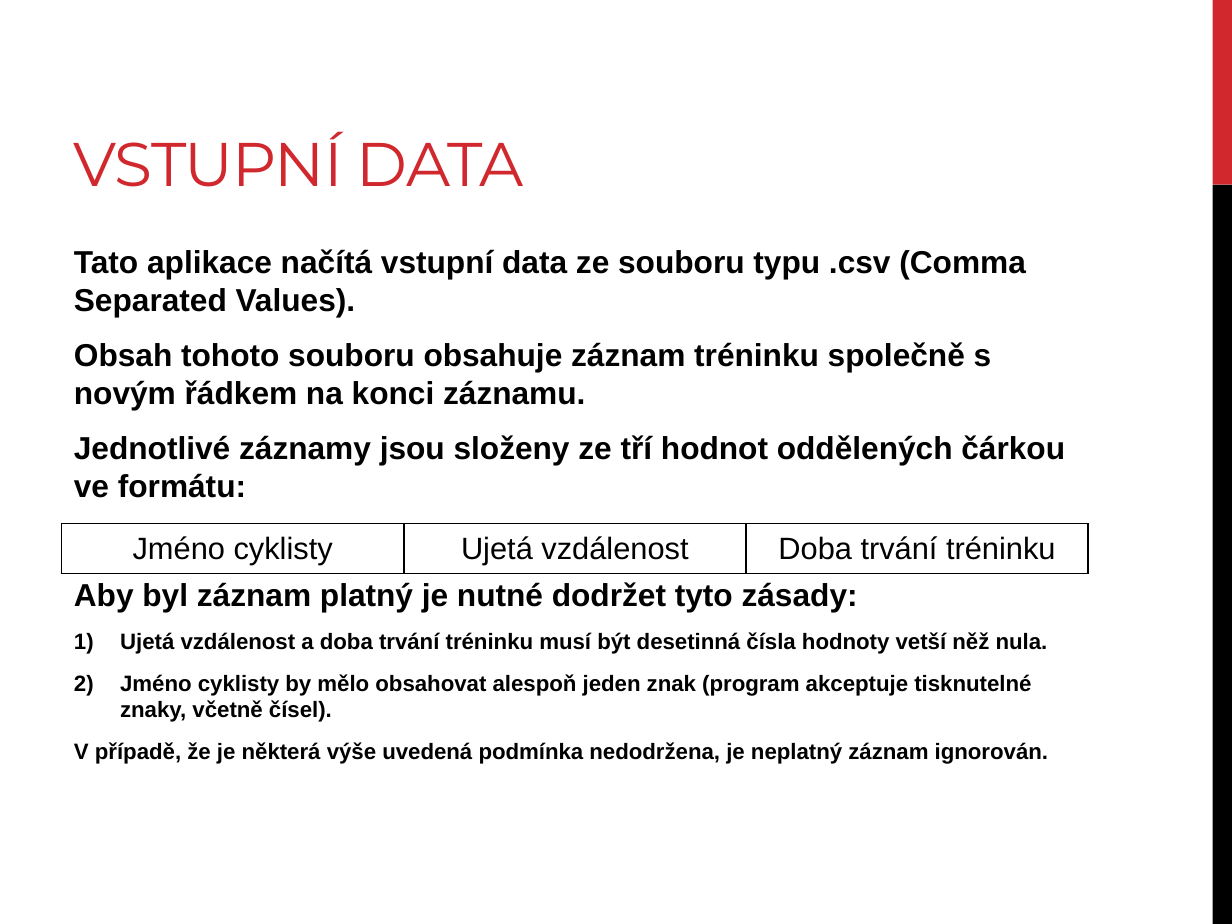
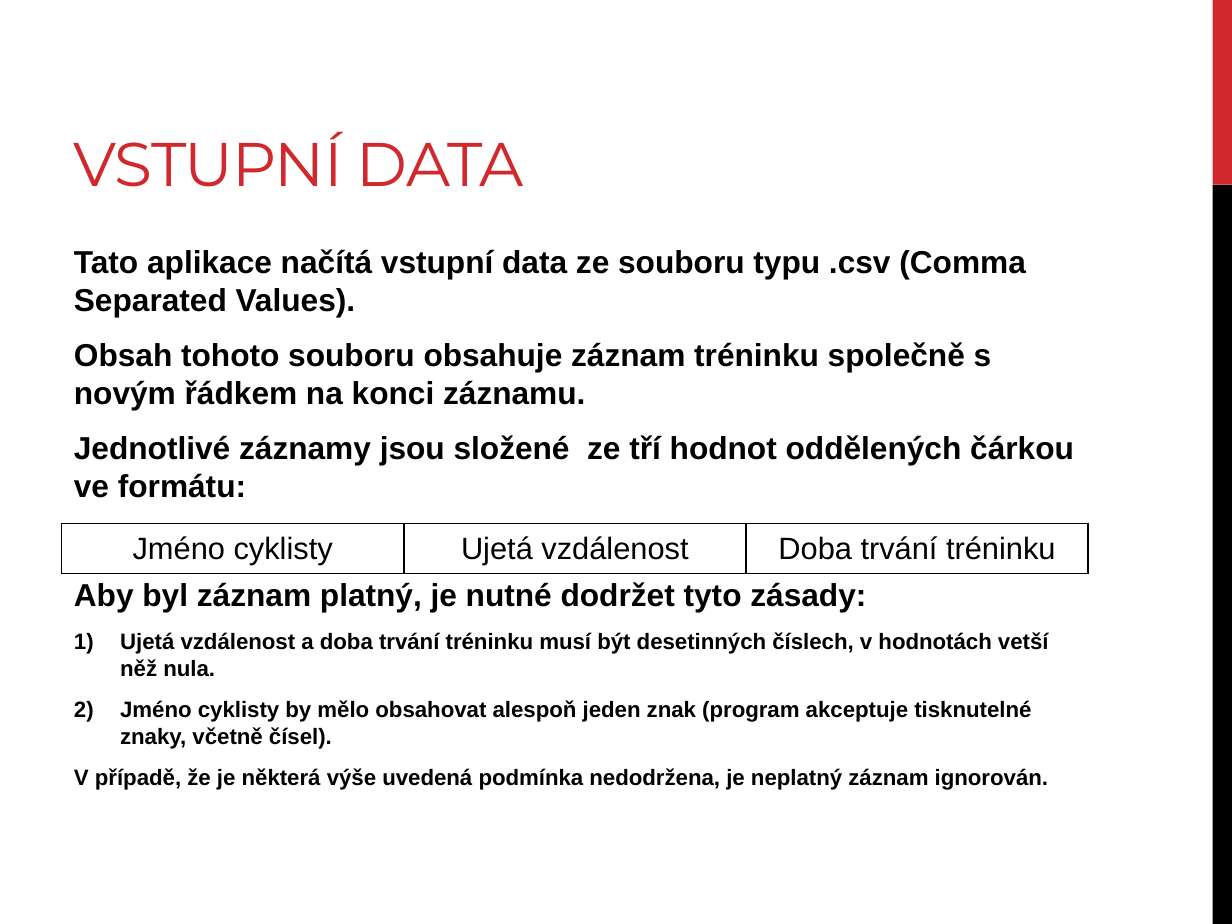
Before and after one commit to HafisCZ/VSB-SEMINARY-WORK, a slide deck: slide 3 of prezentace/Cyklisté.pptx. Drawn at 1232x924 pixels with LibreOffice and Linux fonts; fonts in the diff are those of the drawing. Boxes give left, top, right and bottom in pixels: in the first picture for what was removed or moved away, otherwise in the second. Text is boxed around its words. In the diff, an @@ line names an element or a change of style, - is before the commit and + after.

Commit message:
V03.B012.EX
- Fixed typos in documentations and presentation

```diff
--- a/prezentace/Cyklisté.pptx
+++ b/prezentace/Cyklisté.pptx
@@ text at (x1=74, y1=435, x2=1074, y2=677): text changed @@
-Jednotlivé záznamy jsou složeny ze tří hodnot oddělených čárkou ve formátu:
-Aby byl záznam platný je nutné dodržet tyto zásady:
-1) Ujetá vzdálenost a doba trvání tréninku musí být desetinná čísla hodnoty vetší něž nula.
+Jednotlivé záznamy jsou složené ze tří hodnot oddělených čárkou ve formátu:
+Aby byl záznam platný, je nutné dodržet tyto zásady:
+1) Ujetá vzdálenost a doba trvání tréninku musí být desetinných číslech, v hodnotách vetší něž nula.
```
Also in this commit, not shown: 4 other slides changed, 5 other files.
